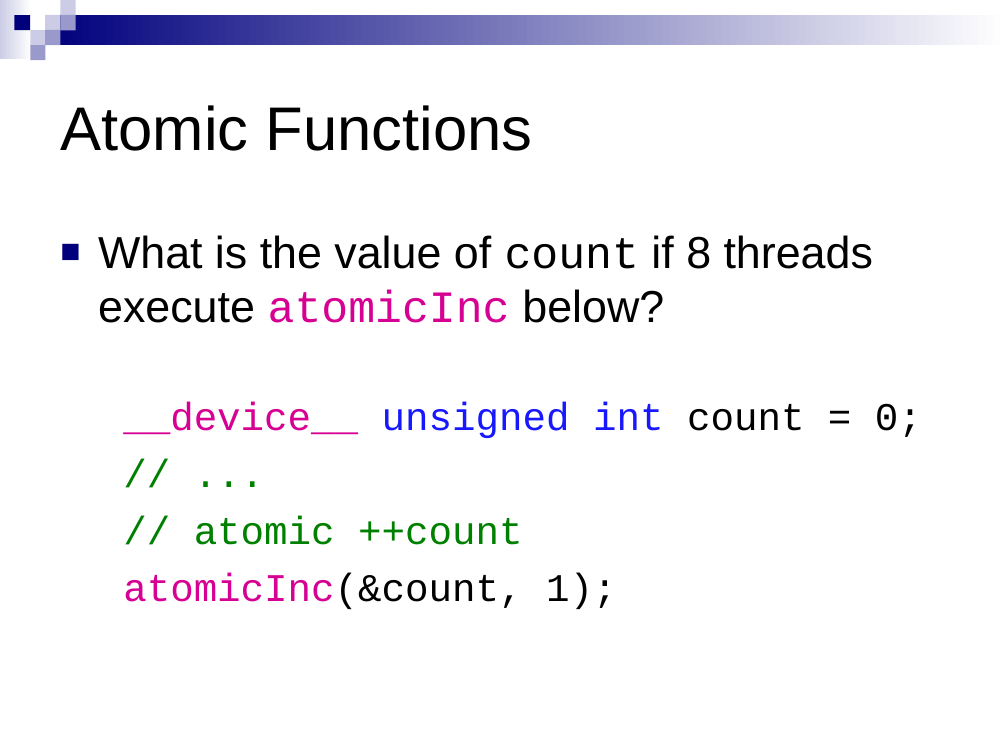
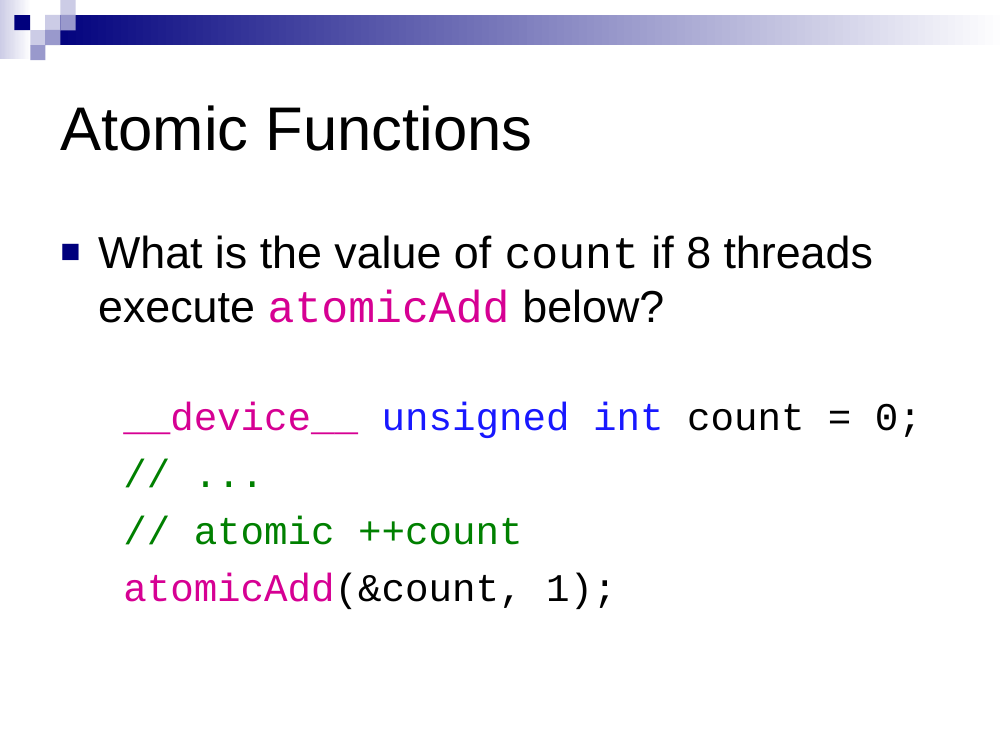
Before and after one commit to CIS565-Spring-2012/cis565-spring-2012.github.com, a slide deck: slide 100 of lectures/01-30-CUDA-Intro-2-of-2.ppt. Drawn at 1008x756 pixels with LibreOffice and Linux fonts; fonts in the diff are those of the drawing. Boxes give left, top, right and bottom in pixels: in the first picture for what was removed or moved away, otherwise in the second. Text is boxed around its words. In the diff, an @@ line names an element or a change of style, - is before the commit and + after.

Commit message:
Fixed typo in slides

```diff
--- a/lectures/01-30-CUDA-Intro-2-of-2.ppt
+++ b/lectures/01-30-CUDA-Intro-2-of-2.ppt
@@ text at (98,235,873,323): text changed @@
-■ What is the value of count if 8 threads execute atomicInc below?
+■ What is the value of count if 8 threads execute atomicAdd below?
@@ text at (123,573,616,609): text changed @@
-atomicInc(&count, 1);
+atomicAdd(&count, 1);
```
Also in this commit, not shown: 6 other slides changed, 1 other file.
